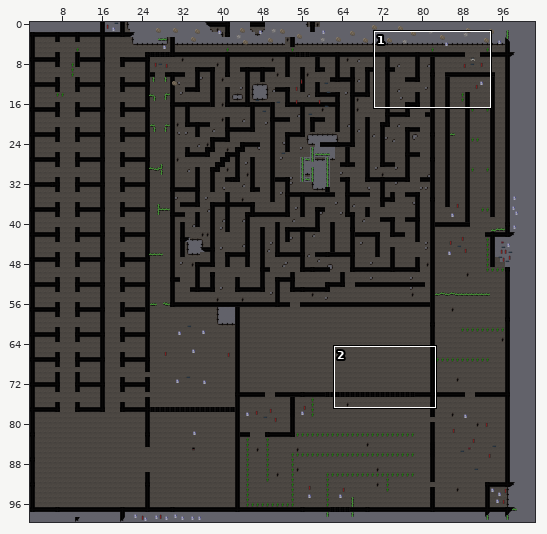
A Tiled map (JSON) gets an edit: public/maps/b_karteship.tmj. The first picture is a wide view before the edit; the outline marks the close-up.
Close-up. Old version:
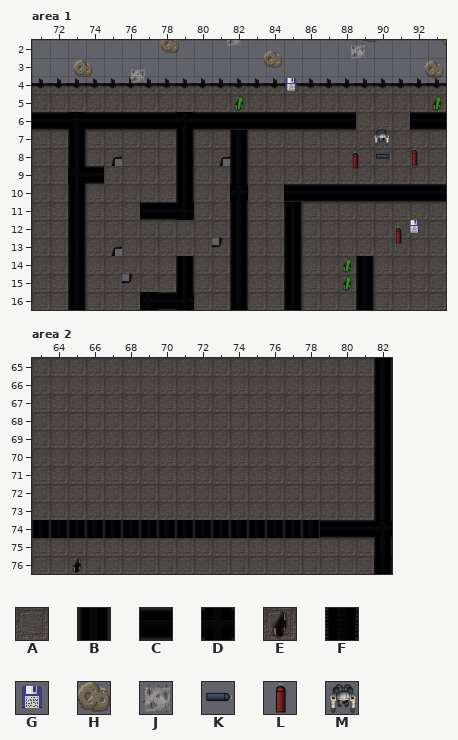
Cells are 32x32 px. Shown: area 1 x 71..93, y 2..16; area 2 x 63..82, y 65..76. The commit also changed other parts of the map, which this record leaves out.
Key: from "ship": A 0, B 1, C 2, D 3, E 4, F 18, G 56, H 59, J 60, K 61, L 62, M 63.
_ is an empty cell.
Objects are placed by their top-left corner, in cells (3,4 is the top-left corner of cell 3,4); size is 1x1 cell unless given.
Layers that did not change in this view are not listed.
Objects on layer "Object Layer 1" before, area 1:
H at 89.2,1.2
J at 81.7,1.4
H at 93.8,1.5
H at 78.2,1.8
J at 88.6,2.1
H at 83.9,2.6
H at 73.3,3.1
H at 92.8,3.2
J at 76.3,3.5
G at 84.9,4
M at 89.9,6.9
L at 91.7,8
K at 90,8
L at 88.4,8.2
G at 91.7,11.9
L at 90.8,12.4
Layer "Tile Layer 1" before, area 2, first column x 63:
65 AAAAAAAAAAAAAAAAAAAB
66 AAAAAAAAAAAAAAAAAAAB
67 AAAAAAAAAAAAAAAAAAAB
68 AAAAAAAAAAAAAAAAAAAB
69 AAAAAAAAAAAAAAAAAAAB
70 AAAAAAAAAAAAAAAAAAAB
71 AAAAAAAAAAAAAAAAAAAB
72 AAAAAAAAAAAAAAAAAAAB
73 AAAAAAAAAAAAAAAAAAAB
74 BBBBBBBBBBBBBBBBCCCD
75 AAAAAAAAAAAAAAAAAAAB
76 AAEAAAAAAAAAAAAAAAAF
After the commit:
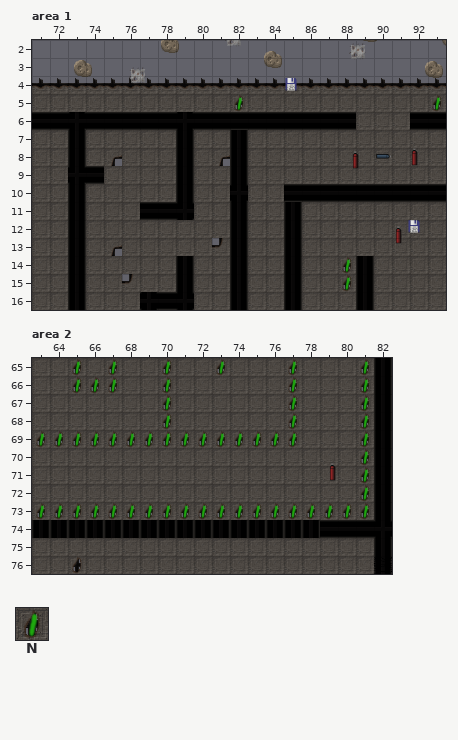
Further tiles: from "ship": N 17.
Edits made:
{"where": "layer \"Object Layer 1\", area 1"}
{"was": "M at 89.9,6.9"}
{"where": "layer \"Tile Layer 1\", area 2"}
{"y":65,"x":65,"old":"A","new":"N"}
{"y":65,"x":67,"old":"A","new":"N"}
{"y":65,"x":70,"old":"A","new":"N"}
{"y":65,"x":73,"old":"A","new":"N"}
{"y":65,"x":77,"old":"A","new":"N"}
{"y":65,"x":81,"old":"A","new":"N"}
{"y":66,"x":65,"old":"AAA","new":"NNN"}
{"y":66,"x":70,"old":"A","new":"N"}
{"y":66,"x":77,"old":"A","new":"N"}
{"y":66,"x":81,"old":"A","new":"N"}
{"y":67,"x":70,"old":"A","new":"N"}
{"y":67,"x":77,"old":"A","new":"N"}
{"y":67,"x":81,"old":"A","new":"N"}
{"y":68,"x":70,"old":"A","new":"N"}
{"y":68,"x":77,"old":"A","new":"N"}
{"y":68,"x":81,"old":"A","new":"N"}
{"y":69,"x":63,"old":"AAAAAAAAAAAAAAA","new":"NNNNNNNNNNNNNNN"}
{"y":69,"x":81,"old":"A","new":"N"}
{"y":70,"x":81,"old":"A","new":"N"}
{"y":71,"x":81,"old":"A","new":"N"}
{"y":72,"x":81,"old":"A","new":"N"}
{"y":73,"x":63,"old":"AAAAAAAAAAAAAAAAAAA","new":"NNNNNNNNNNNNNNNNNNN"}
{"where": "layer \"Object Layer 1\", area 2"}
{"now": "L at 79.2,70.8"}
{"label":"removed","picture_box":[374,129,389,146]}
{"label":"changed","picture_box":[36,359,370,519]}
